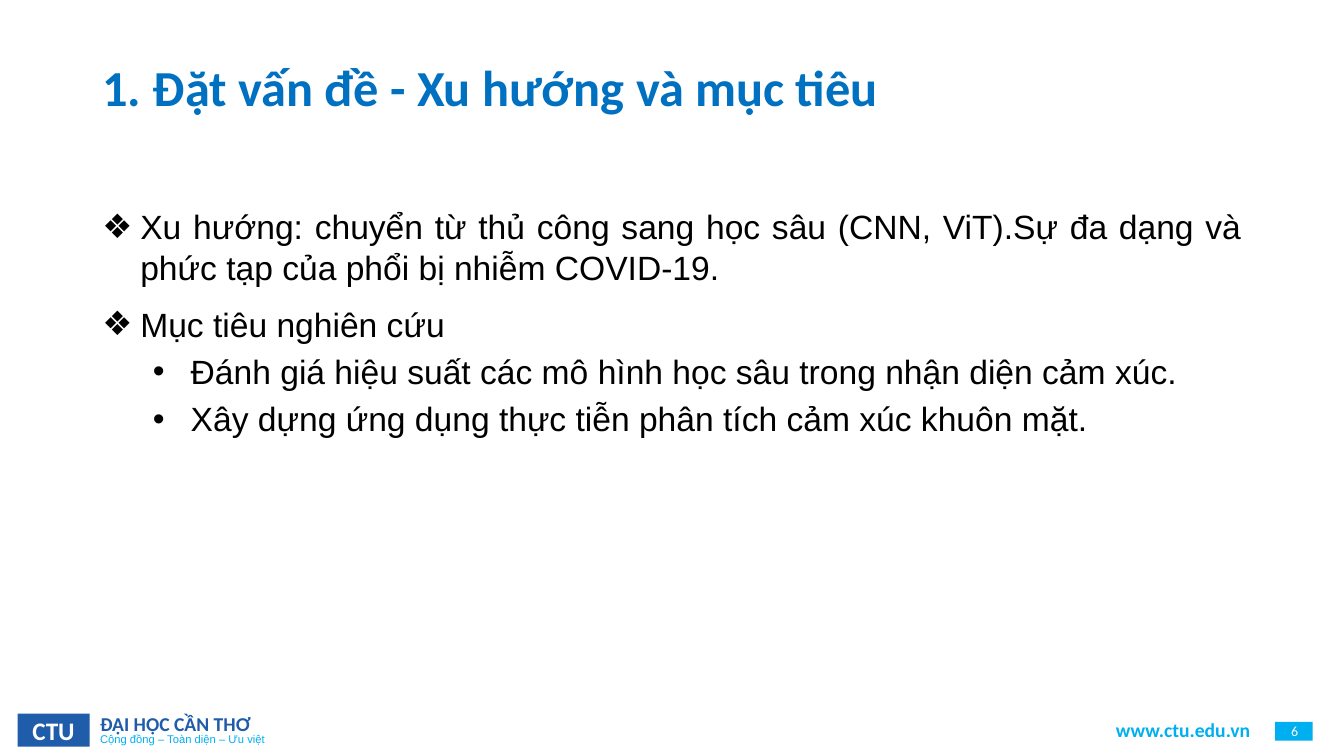
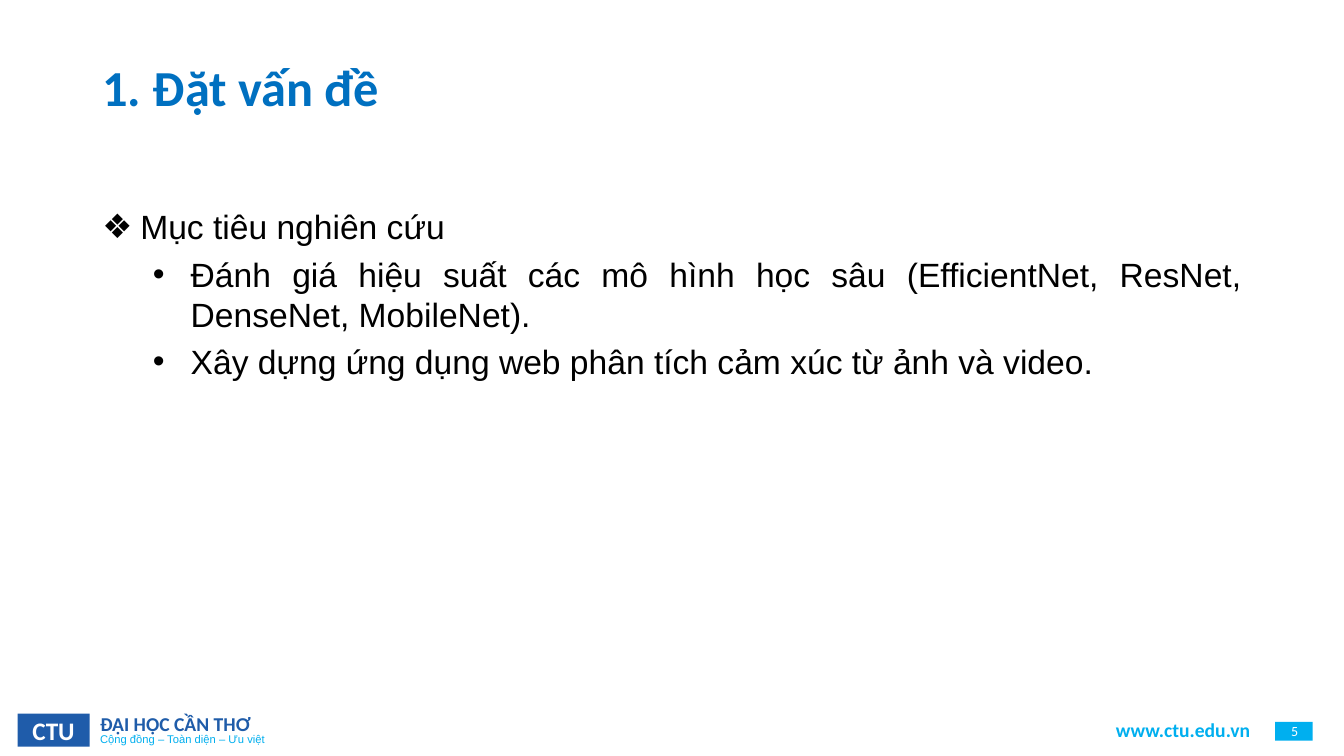
Before and after one commit to Viet0904/FER, a slide deck: slide 5 of BaoCao/B2111908_LuanVan.pptx (slide 6 before the commit). Drawn at 1344x756 pixels with LibreOffice and Linux fonts; fonts in the diff are those of the drawing; background and template pictures are left out. Boxes give left, top, right and bottom in pixels: in the first picture for what was removed or moved away, otherwise in the second. Text is boxed around its words. In the diff, an @@ line names an element or a change of style, - is before the commit and + after.

```diff
--- a/BaoCao/B2111908_LuanVan.pptx
+++ b/BaoCao/B2111908_LuanVan.pptx
@@ title at (102, 68, 379, 115): text changed @@
-1. Đặt vấn đề - Xu hướng và mục tiêu
+1. Đặt vấn đề
@@ text at (140, 212, 1240, 287): paragraph removed @@
-❖ Xu hướng: chuyển từ thủ công sang học sâu (CNN, ViT).Sự đa dạng và phức tạp của phổi bị nhiễm COVID-19.
@@ text at (191, 261, 1241, 381): text changed @@
-  • Đánh giá hiệu suất các mô hình học sâu trong nhận diện cảm xúc.
-  • Xây dựng ứng dụng thực tiễn phân tích cảm xúc khuôn mặt.
+  • Đánh giá hiệu suất các mô hình học sâu (EfficientNet, ResNet, DenseNet, MobileNet).
+  • Xây dựng ứng dụng web phân tích cảm xúc từ ảnh và video.
@@ page number at (1291, 727, 1298, 736): text changed @@
-6
+5
```
Also in this commit, not shown: 9 other slides changed, 5 slides added, 10 slides removed, 7 other files.
